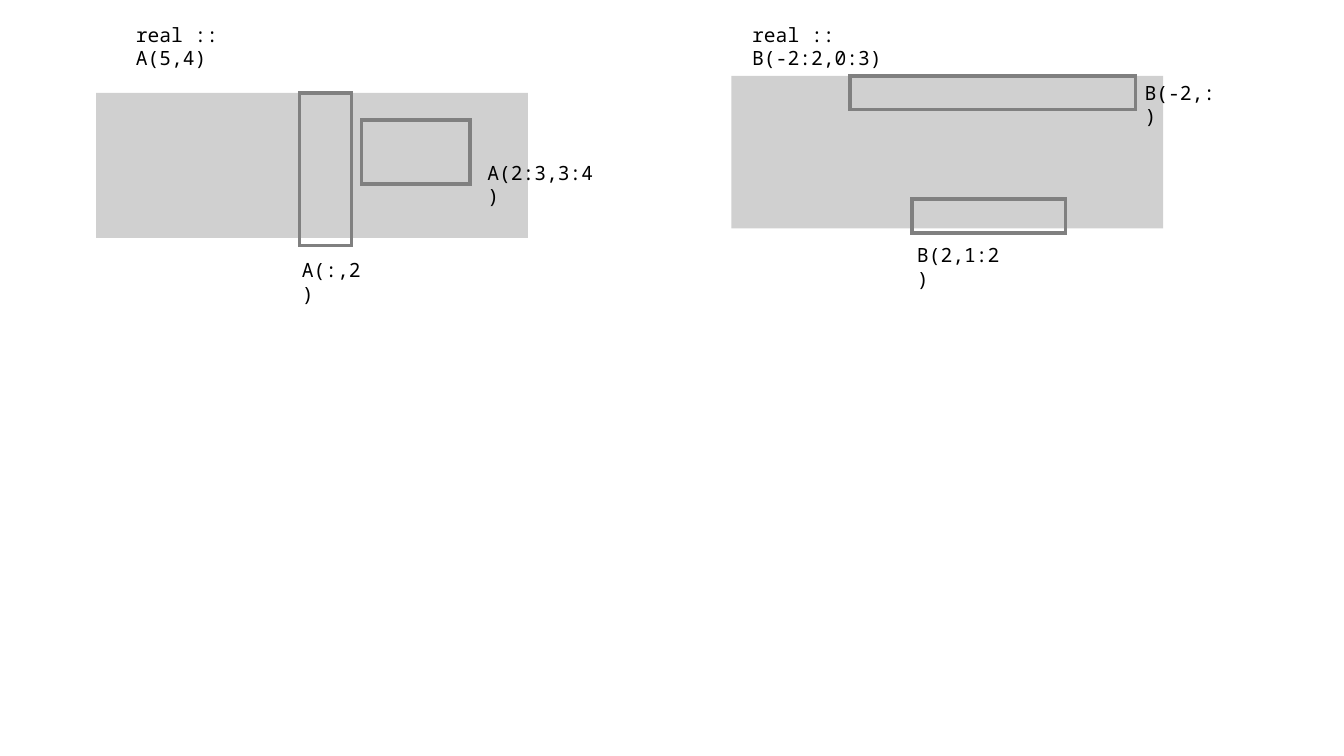
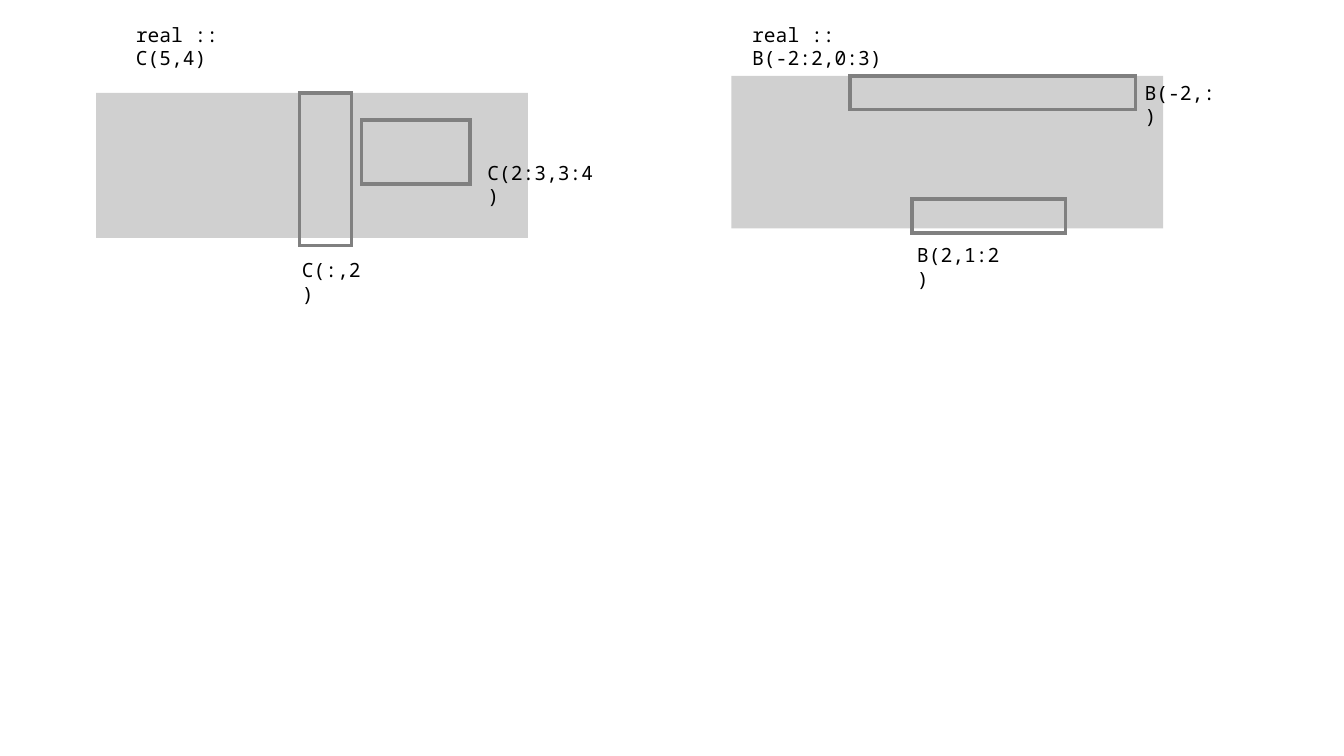
Before and after one commit to jahrWork/Advanced_programming, a slide deck: slide 1 of doc/Figures/TEMP/Array.pptx. Drawn at 1344x756 pixels with LibreOffice and Linux fonts; fonts in the diff are those of the drawing; grey boxes stand for pictures. Boxes give left, top, right and bottom in pixels: in the first picture for what was removed or moved away, otherwise in the second. Text is boxed around its words. In the diff, an @@ line names an element or a change of style, - is before the commit and + after.

```diff
--- a/doc/Figures/TEMP/Array.pptx
+++ b/doc/Figures/TEMP/Array.pptx
@@ text at [136, 27, 207, 68]: text changed @@
-real :: A(5,4)
+real :: C(5,4)
@@ text at [487, 161, 593, 186]: text changed @@
-A(2:3,3:4)
+C(2:3,3:4)
@@ text at [302, 262, 361, 280]: text changed @@
-A(:,2)
+C(:,2)
```
Also in this commit, not shown: 6 other files.
